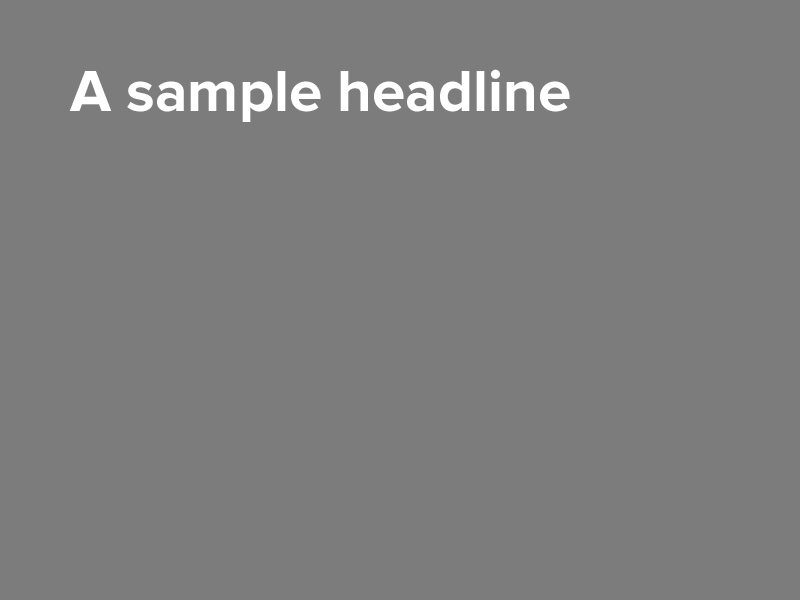
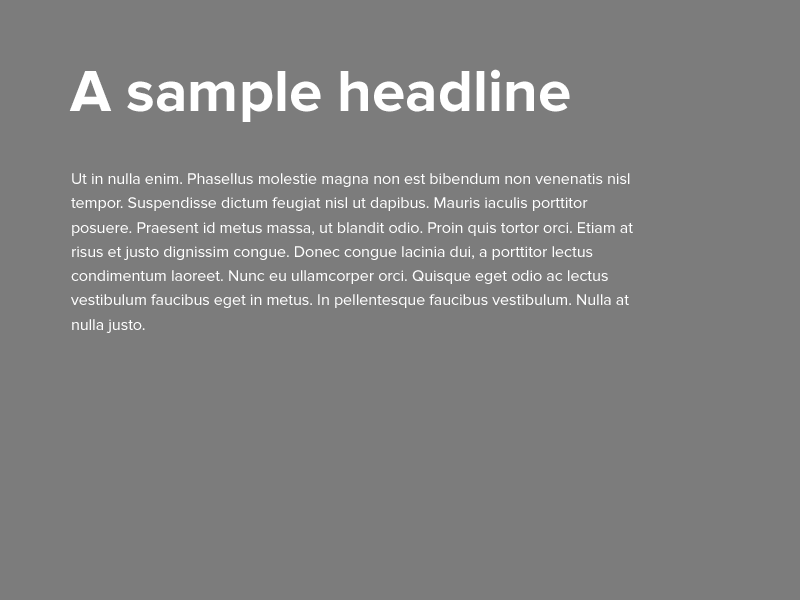
Before/after of a 800×600 layered artwork. What changed in the layer stack:
added layer "Ut in nulla enim. Phasellus molestie magna non est bibendum non" above "A sample headline" over [71, 173, 633, 333]
